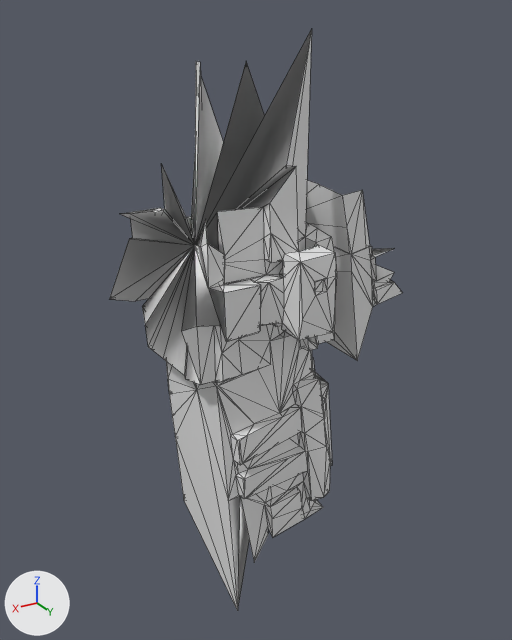
A saved change to the OBJ model src/main/resources/assets/kn8/meshes/soldier/leg_left.obj.
Camera for both pictures: a camera (50 mm lens) standing at (0.39, 0.867, 1.289) and looking at (-0.144, -0.023, 0.845). Lighting does not change. The marker at lower left points along +X, +Y and +Z. The older version comes first. Mesh edges are drawn as thin lines. Where no turn or scale is listed for an object, it has been applied to the vertices. Vertices at exactly the same position are counted once.

In view in the first picture: 'leg_left'.
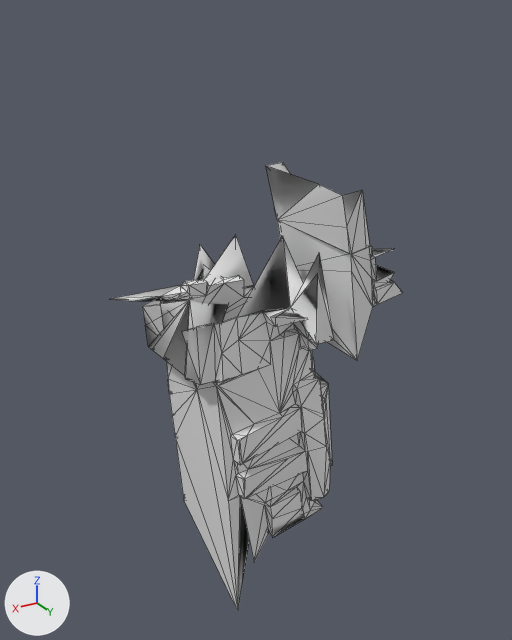
Edits to the scene script, one JSON object a line:
```json
{"block": "me_leg_left", "where": "# used by ob_leg_left; location = (0.0, 0.0, 0.0)"}
{"block": "me_leg_left", "where": "# verts and faces of me_leg_left; kept vertices keep their numbers, new ones are numbered from 593"}
{"block": "me_leg_left", "where": "# before: 438 (-0.041, 0.091, 0.388) at pixel (237, 610), 448 (-0.049, 0.089, 0.614) at pixel (240, 495), 486 (-0.102, 0.099, 0.519) at pixel (272, 537), 524 (-0.165, 0.098, 0.528) at pixel (304, 519), 591 (-0.128, 0.003, 0.512)"}
{"op": "remove", "block": "me_leg_left", "code": "me_leg_left.from_pydata(...)  # 593 vertices, 1186 faces; spans x -0.374..0.059, y -0.181..0.165, z 0.388..1.274"}
{"op": "add", "block": "me_leg_left", "code": "me_leg_left.from_pydata(...)  # 450 vertices, 889 faces; spans x -0.374..0.059, y -0.181..0.117, z 0.388..1.071"}
{"block": "me_leg_left", "change": "me_leg_left part 1"}
{"block": "me_leg_left", "change": "147 vertices are removed from x -0.2..0.033, y -0.181..0.165, z 0.856..1.274"}
{"block": "me_leg_left", "change": "351 faces are deleted"}
{"block": "me_leg_left", "change": "4 vertices are added at (-0.065, -0.096, 0.87), (0.003, 0.084, 0.907), (-0.135, 0.087, 0.906), (-0.148, -0.118, 0.884)"}
{"block": "me_leg_left", "change": "54 new faces join them"}
{"block": "me_leg_left", "change": "me_leg_left part 2"}
{"op": "add", "block": "me_leg_left", "code": "delete_faces([(486, 591, 524), (438, 448, 591)])"}
{"op": "add", "block": "me_leg_left", "code": "faces += [(486, 524, 591), (438, 591, 448)]"}
```

What differs and where, as boxes [x1, y1, x2, y2] in the pictures (512 x 640 px; the box of a moved part takes in the faces that stretch with it):
```json
{"object": "leg_left", "change": "reshaped", "before": [110, 29, 402, 611], "after": [112, 162, 402, 611], "on screen": "23% shorter"}
{"part": 1, "of": "me_leg_left", "change": "cut back", "before": [110, 29, 394, 385], "after": [140, 162, 394, 385]}
{"part": 2, "of": "me_leg_left", "change": "moved or reshaped", "before": [238, 498, 249, 605], "after": [238, 498, 249, 605]}
```
